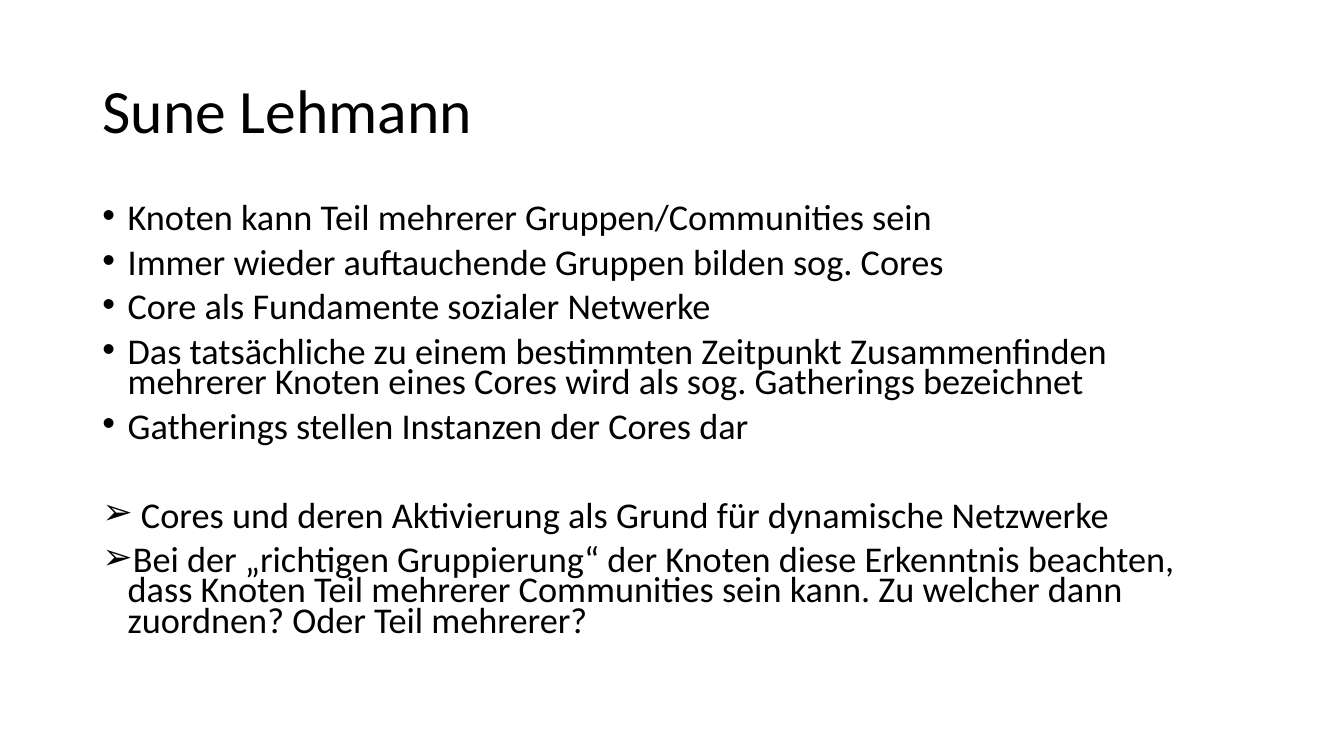
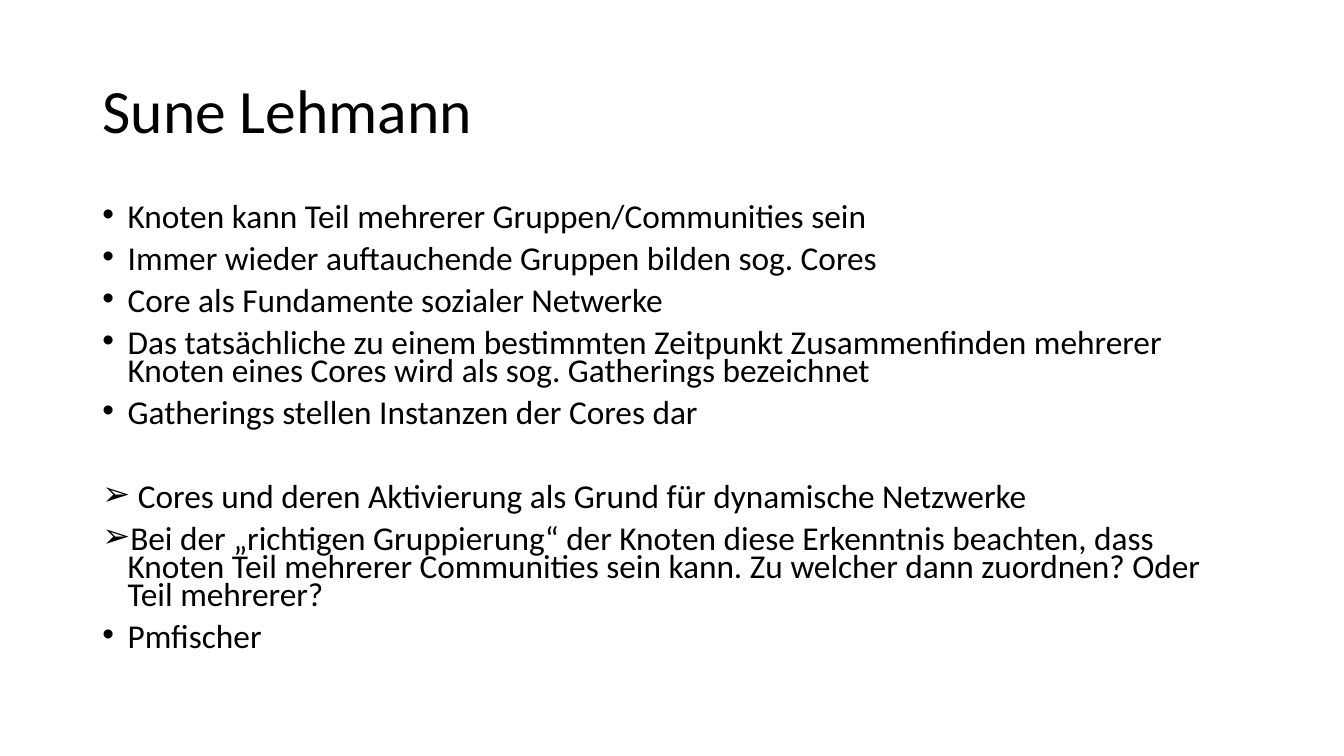
Before and after one commit to johnsonaux/temporale-graphen, a slide deck: slide 18 of Bewertungsmatrix.pptx. Drawn at 1344x756 pixels with LibreOffice and Linux fonts; fonts in the diff are those of the drawing. Boxes give left, top, right and bottom in pixels: in the first picture for what was removed or moved away, otherwise in the second. Text is boxed around its words. In the diff, an @@ line names an element or a change of style, - is before the commit and + after.

```diff
--- a/Bewertungsmatrix.pptx
+++ b/Bewertungsmatrix.pptx
@@ text at (128, 205, 1200, 607): size 25.9 to 23.8 pt @@
@@ text at (128, 625, 262, 649): paragraph added @@
+• Pmfischer
```
Also in this commit, not shown: 4 other slides changed, 3 slides added, 3 other files.
